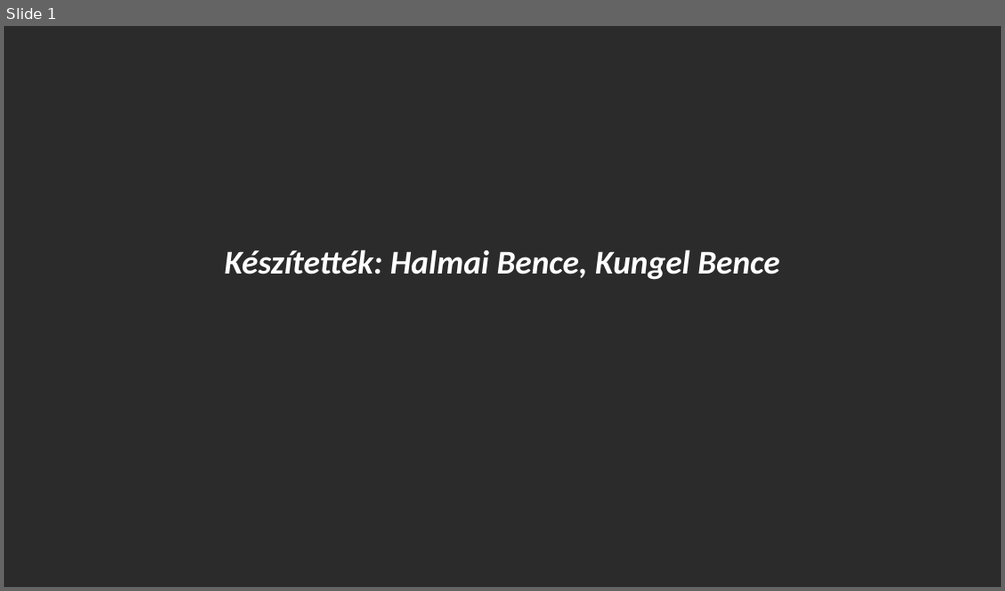
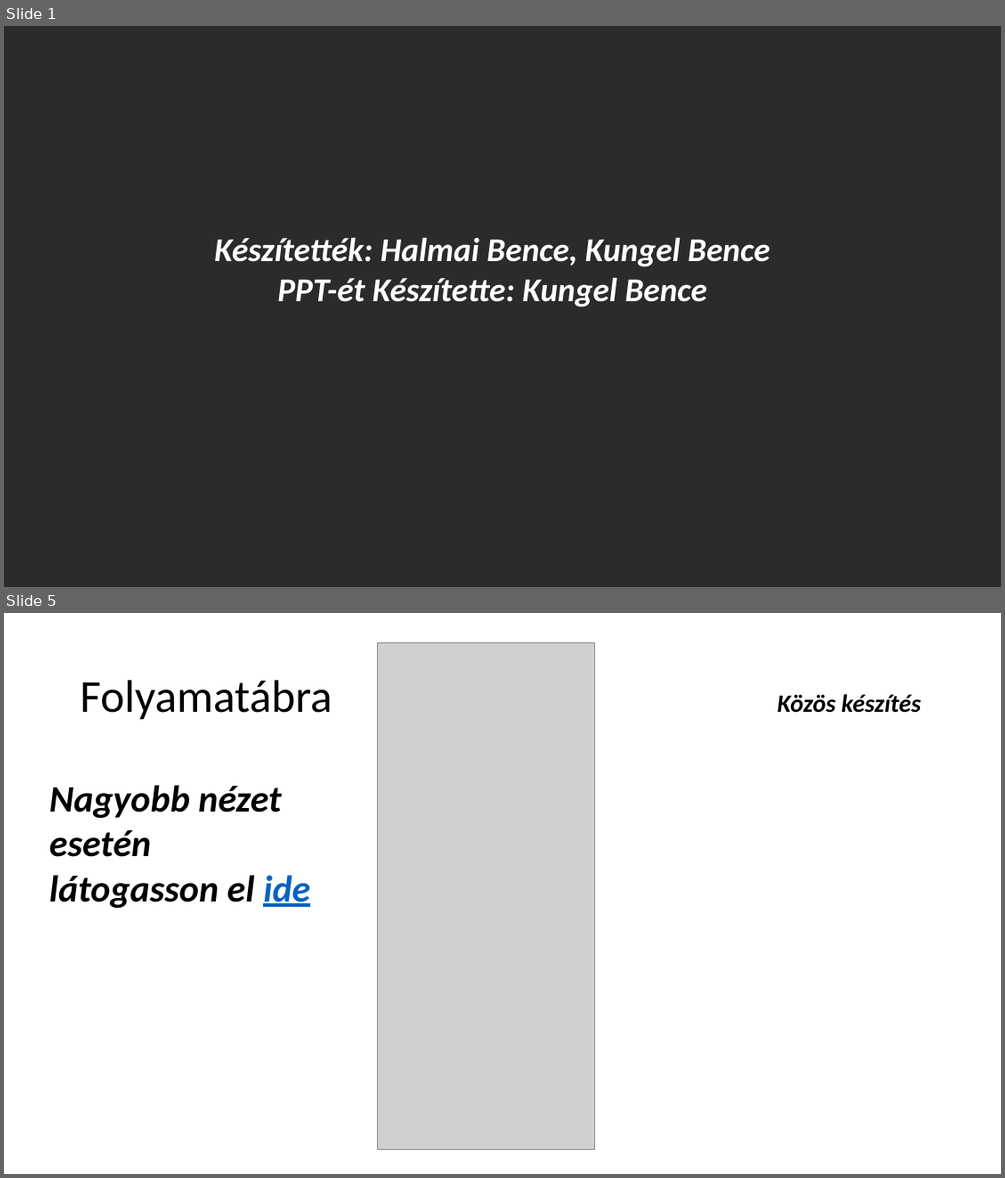
Before and after one commit to Hbence10/algoritmus-projekt, a slide deck: munkamenet.pptx. Shown one above the other, each under a label of ours: slide 1 before the commit, slides 1 and 5 after it; the slides between them are not shown. The pictures are 1005x591 and 1005x1178 pixels, drawn with LibreOffice and Linux fonts; fonts in the diff are those of the drawing; grey boxes stand for pictures; background and template pictures are left out; a plain dark background stands for a picture behind light text. Boxes give left, top, right and bottom in pixels: in the first picture for what was removed or moved away, otherwise in the second. Text is boxed around its words. In the diff, an @@ line names an element or a change of style, - is before the commit and + after.

```diff
--- a/munkamenet.pptx
+++ b/munkamenet.pptx
@@ slide 5 added at <box>4,613,1001,1174</box>, background #FFFFFF @@
@@ picture added at <box>377,643,595,1149</box> @@
@@ title added at <box>80,680,921,720</box>, 24 pt, text #000000, bold, italic @@
+Folyamatábra Közös készítés
@@ text added at <box>49,785,310,908</box>, 36 pt, text #000000, bold, italic @@
+Nagyobb nézet esetén látogasson el ide
@@ slide 1 changed as well @@
@@ text "Készítették: Halmai Bence, Kungel Bence": place and size @@
-text "Készítették: Halmai Bence, Kungel Bence" at <box>225,249,779,280</box>
+text "Készítették: Halmai Bence, Kungel Bence" at <box>214,237,769,307</box>
@@ text at <box>277,277,707,307</box>: paragraph added @@
+PPT-ét Készítette: Kungel Bence
```
Also in this commit, not shown: 1 other slide changed, 4 other slides added, 2 other files.
